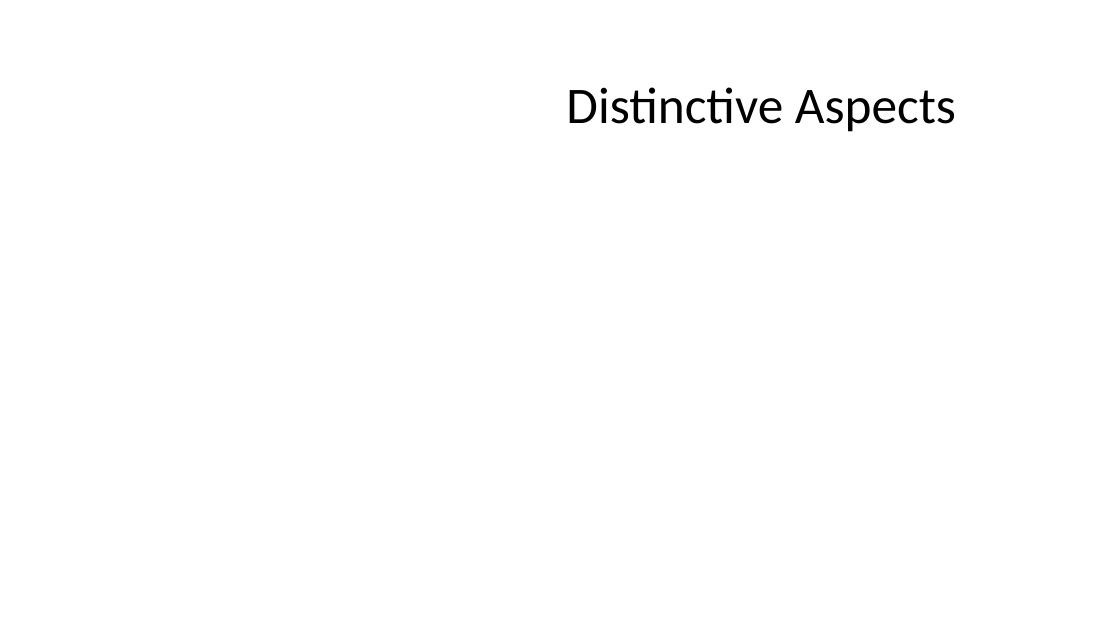
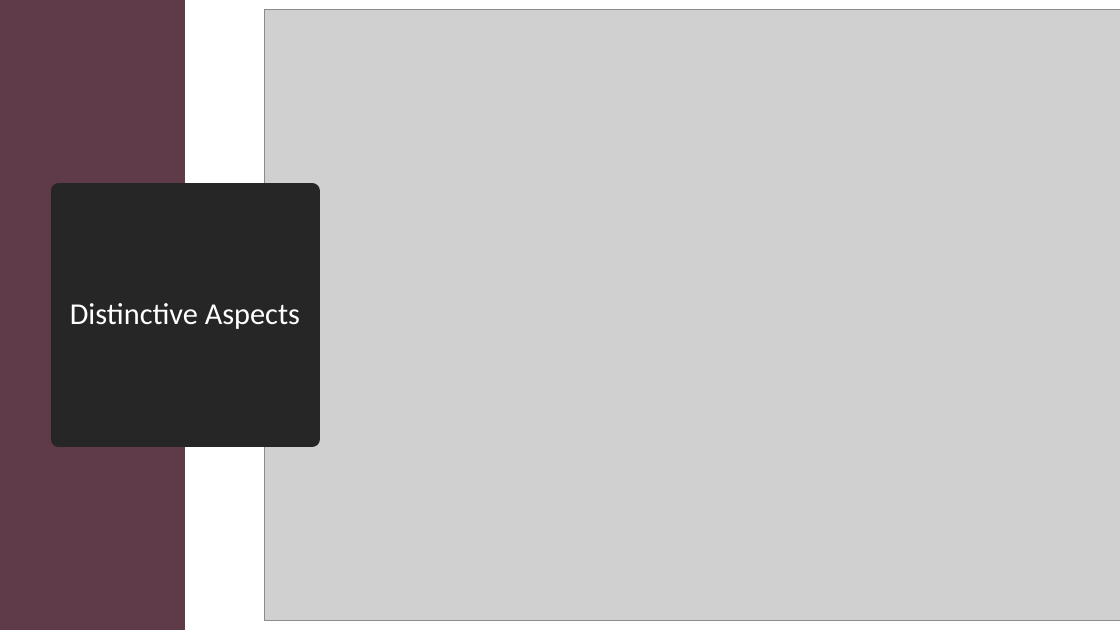
Before and after one commit to emdashii/counterpoint_generator, a slide deck: slide 5 of Non-Code Related/PowerPoint Presentation.pptx. Drawn at 1120x630 pixels with LibreOffice and Linux fonts; fonts in the diff are those of the drawing; grey boxes stand for pictures; background and template pictures are left out. Boxes give left, top, right and bottom in pixels: in the first picture for what was removed or moved away, otherwise in the second. Text is boxed around its words. In the diff, an @@ line names an element or a change of style, - is before the commit and + after.

```diff
--- a/Non-Code Related/PowerPoint Presentation.pptx
+++ b/Non-Code Related/PowerPoint Presentation.pptx
@@ rectangle added at box(0, 0, 185, 630), fill #5F3B49 @@
@@ picture added at box(264, 10, 1120, 621) @@
@@ title "Distinctive Aspects": place and size @@
-title "Distinctive Aspects" at box(566, 87, 956, 132)
+title "Distinctive Aspects" at box(59, 191, 312, 439)
@@ title "Distinctive Aspects" at box(59, 191, 312, 439): size 44 to 26 pt, text colour #000000 to #FFFFFF; alignment left to centre; fill none to #262626; outline none to #262626 13.75 pt @@
```
Also in this commit, not shown: 5 other slides changed, 1 slide added, 1 slide removed, 6 other files.
